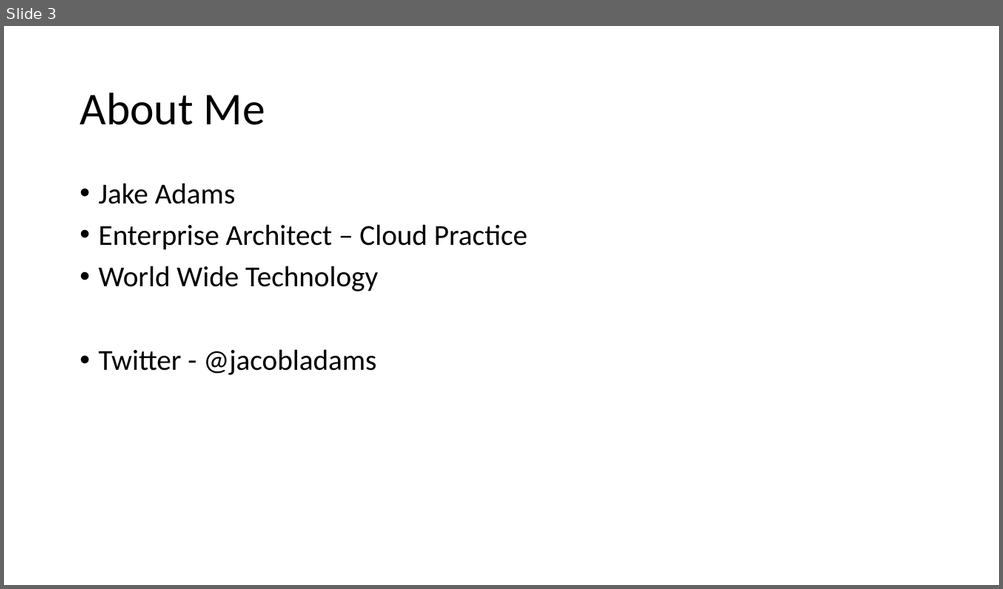
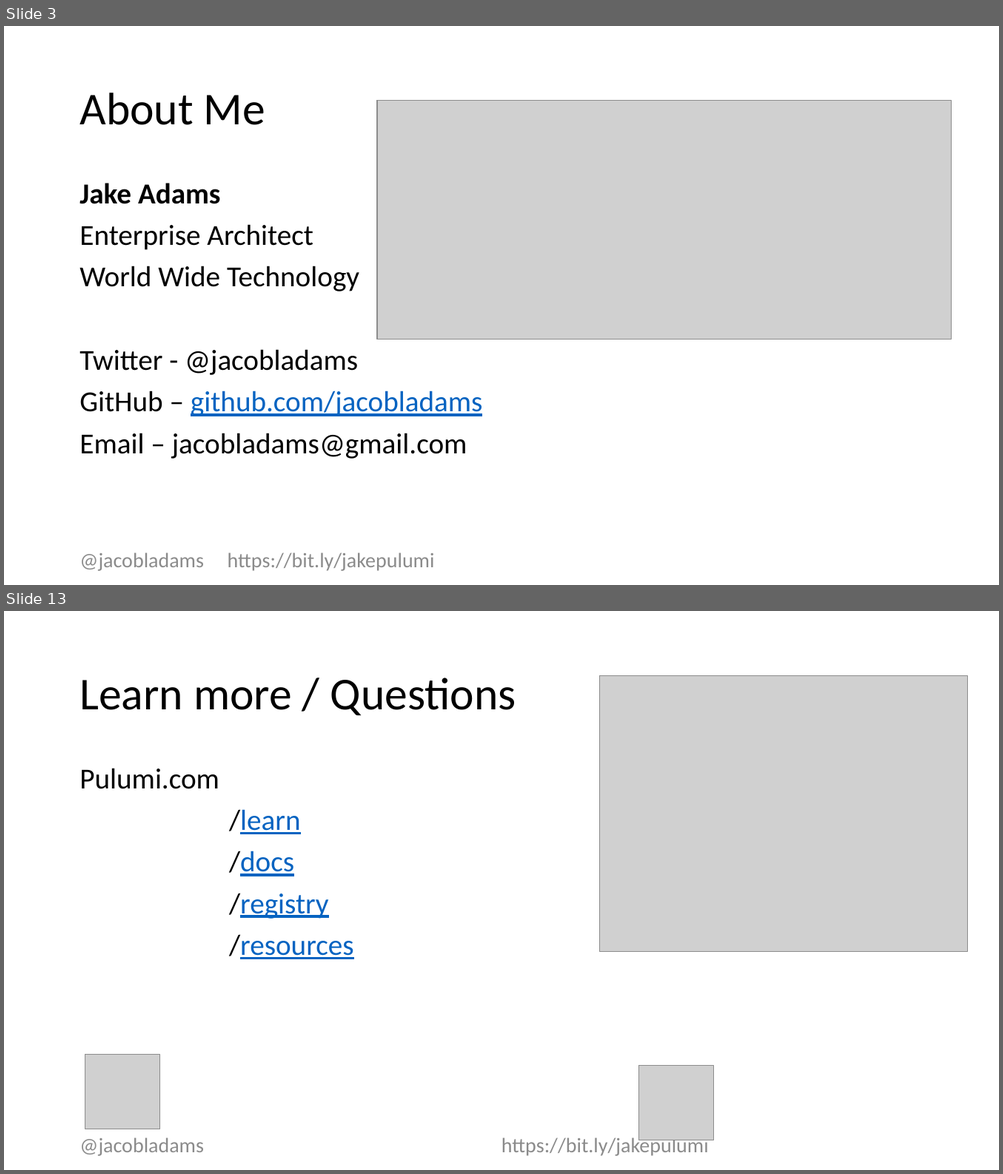
Before and after one commit to jacobladams/creating-cloud-infrastructure-with-c-sharp-and-pulumi, a slide deck: Creating Cloud Infrastructure with C# and Pulumi.pptx. Shown one above the other, each under a label of ours: slide 3 before the commit, slides 3 and 13 after it; the slides between them are not shown. The pictures are 1003x589 and 1003x1174 pixels, drawn with LibreOffice and Linux fonts; fonts in the diff are those of the drawing; grey boxes stand for pictures. Boxes give left, top, right and bottom in pixels: in the first picture for what was removed or moved away, otherwise in the second. Text is boxed around its words. In the diff, an @@ line names an element or a change of style, - is before the commit and + after.

```diff
--- a/Creating Cloud Infrastructure with C# and Pulumi.pptx
+++ b/Creating Cloud Infrastructure with C# and Pulumi.pptx
@@ slide 13 added at <box>4,611,999,1170</box>, background #FFFFFF @@
@@ picture added at <box>600,676,968,952</box> @@
@@ title added at <box>79,678,516,715</box>, 44 pt, text #000000 @@
+Learn more / Questions
@@ text added at <box>79,768,354,960</box>, 28 pt, text #0563C1, underline @@
+Pulumi.com
+/learn
+/docs
+/registry
+/resources
@@ picture added at <box>85,1055,160,1130</box> @@
@@ picture added at <box>639,1066,714,1141</box> @@
@@ text added at <box>79,1135,708,1156</box>, 20 pt, text #8C8C8C @@
+@jacobladams https://bit.ly/jakepulumi
@@ slide 3 changed as well @@
@@ picture added at <box>377,101,933,332</box> @@
@@ picture added at <box>377,101,950,339</box> @@
@@ text at <box>79,183,359,375</box>: bold on in "Jake Adams"; bullet • to none @@
@@ text at <box>79,224,313,250</box>: text changed @@
-• Enterprise Architect – Cloud Practice
+Enterprise Architect
@@ text at <box>79,391,483,459</box>: paragraphs added @@
+GitHub – github.com/jacobladams
+Email – jacobladams@gmail.com
@@ text added at <box>79,553,435,571</box>, 20 pt, text #8C8C8C @@
+@jacobladams https://bit.ly/jakepulumi
```
Also in this commit, not shown: 2 other slides changed, 9 other slides added, 2 slides removed, 35 other files.
